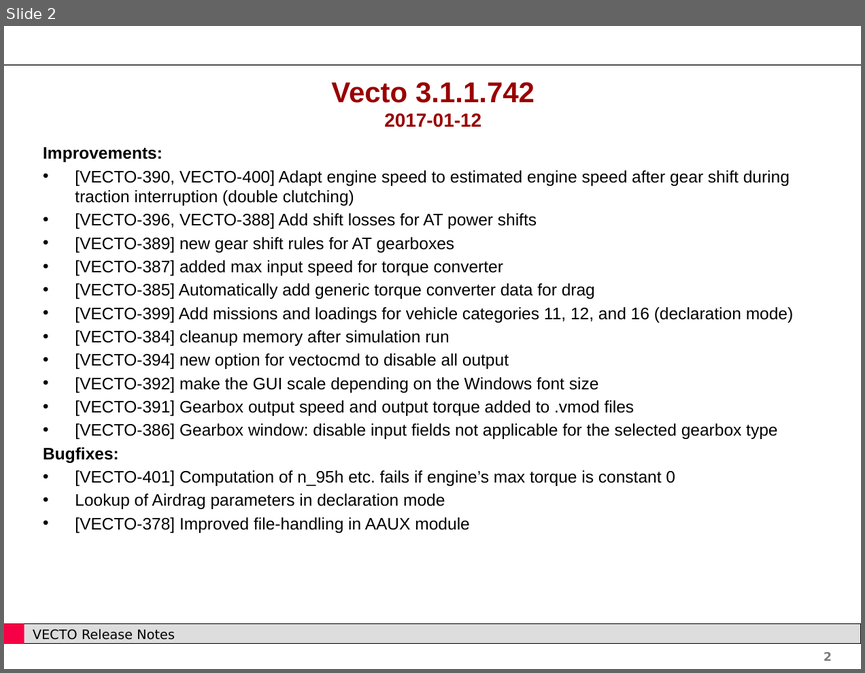
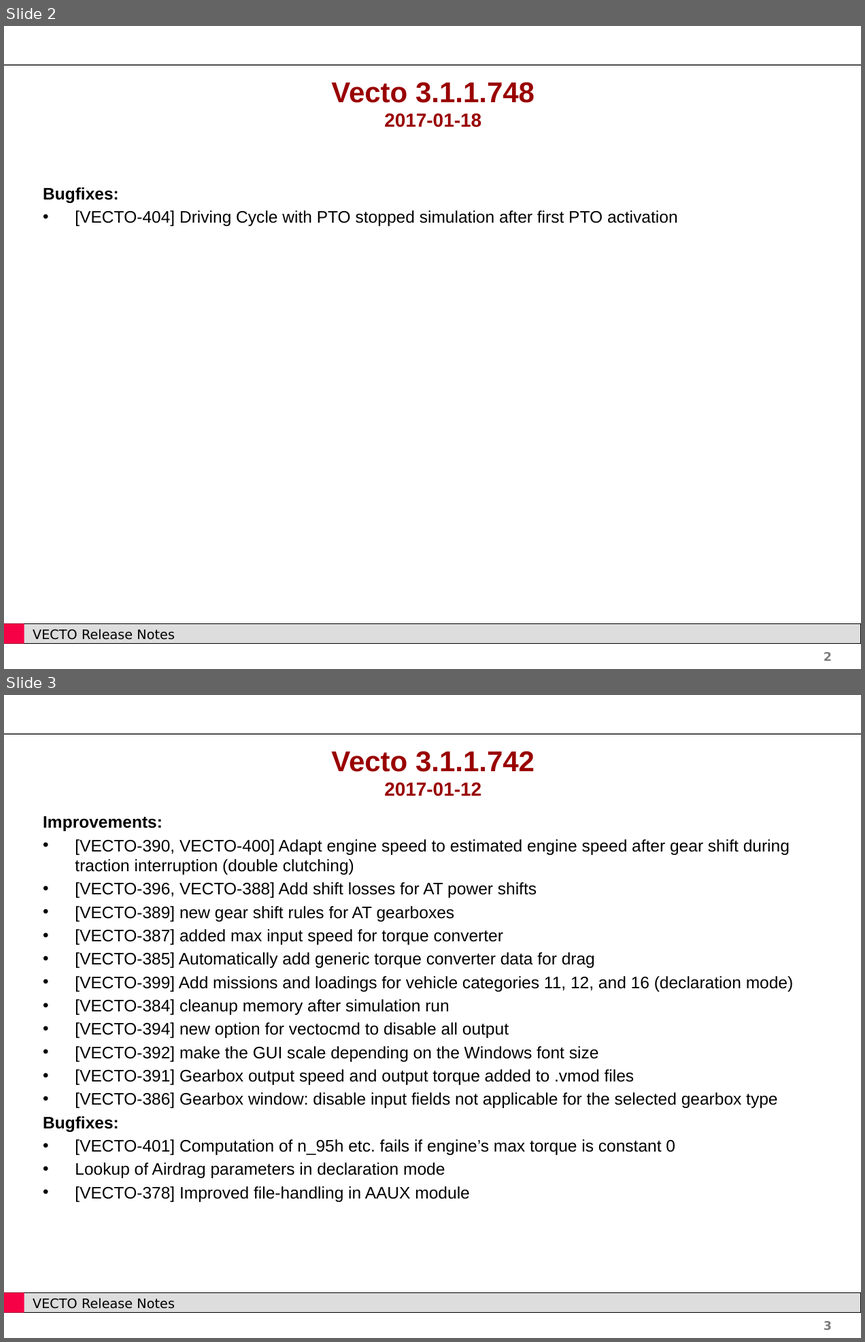
Before and after one commit to tanawadeatharva/BharatVECTO, a slide deck: Documentation/User Manual Source/Release Notes Vecto3.x.pptx. Shown one above the other, each under a label of ours: slide 2 before the commit, slides 2 and 3 after it. The pictures are 865x673 and 865x1342 pixels, drawn with LibreOffice and Linux fonts; fonts in the diff are those of the drawing; background and template pictures are left out. Boxes give left, top, right and bottom in pixels: in the first picture for what was removed or moved away, otherwise in the second. Text is boxed around its words. In the diff, an @@ line names an element or a change of style, - is before the commit and + after.

```diff
--- a/Documentation/User Manual Source/Release Notes Vecto3.x.pptx
+++ b/Documentation/User Manual Source/Release Notes Vecto3.x.pptx
@@ slide 2 added at (x1=4, y1=26, x2=861, y2=669), background #FFFFFF; not listed: 5 template elements that a slide beside it also shows @@
@@ title added at (x1=331, y1=82, x2=534, y2=127), 24 pt, text #990000, bold @@
+Vecto 3.1.1.748
+2017-01-18
@@ text added at (x1=43, y1=187, x2=678, y2=226), 14 pt, text #000000 @@
+Bugfixes:
+• [VECTO-404] Driving Cycle with PTO stopped simulation after first PTO activation
@@ what was slide 2 is now slide 3 @@
@@ page number at (x1=823, y1=1321, x2=832, y2=1329): text changed @@
-2
+3
```
Also in this commit, not shown: 1 slide changed, 6 other files.
